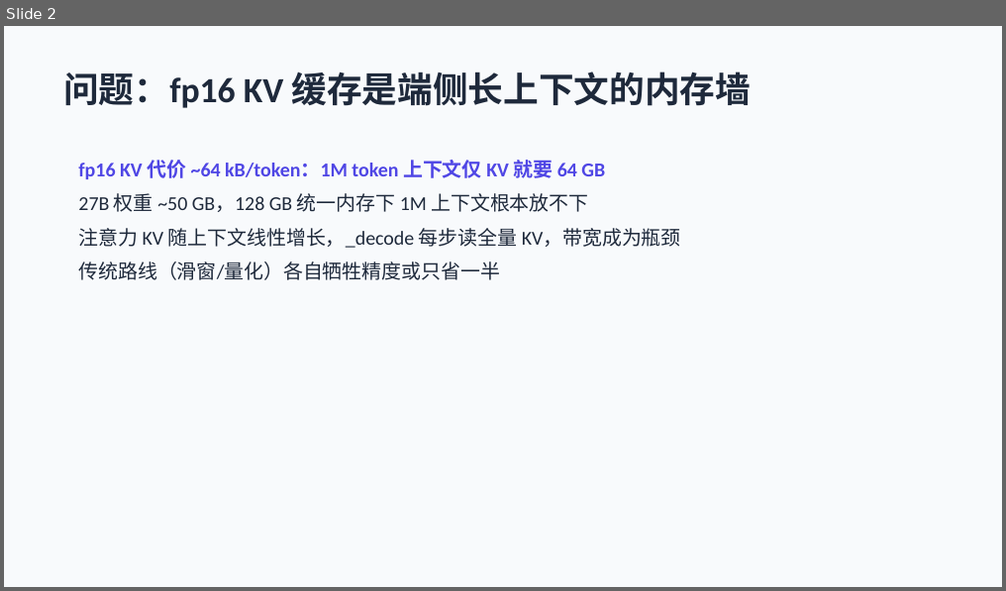
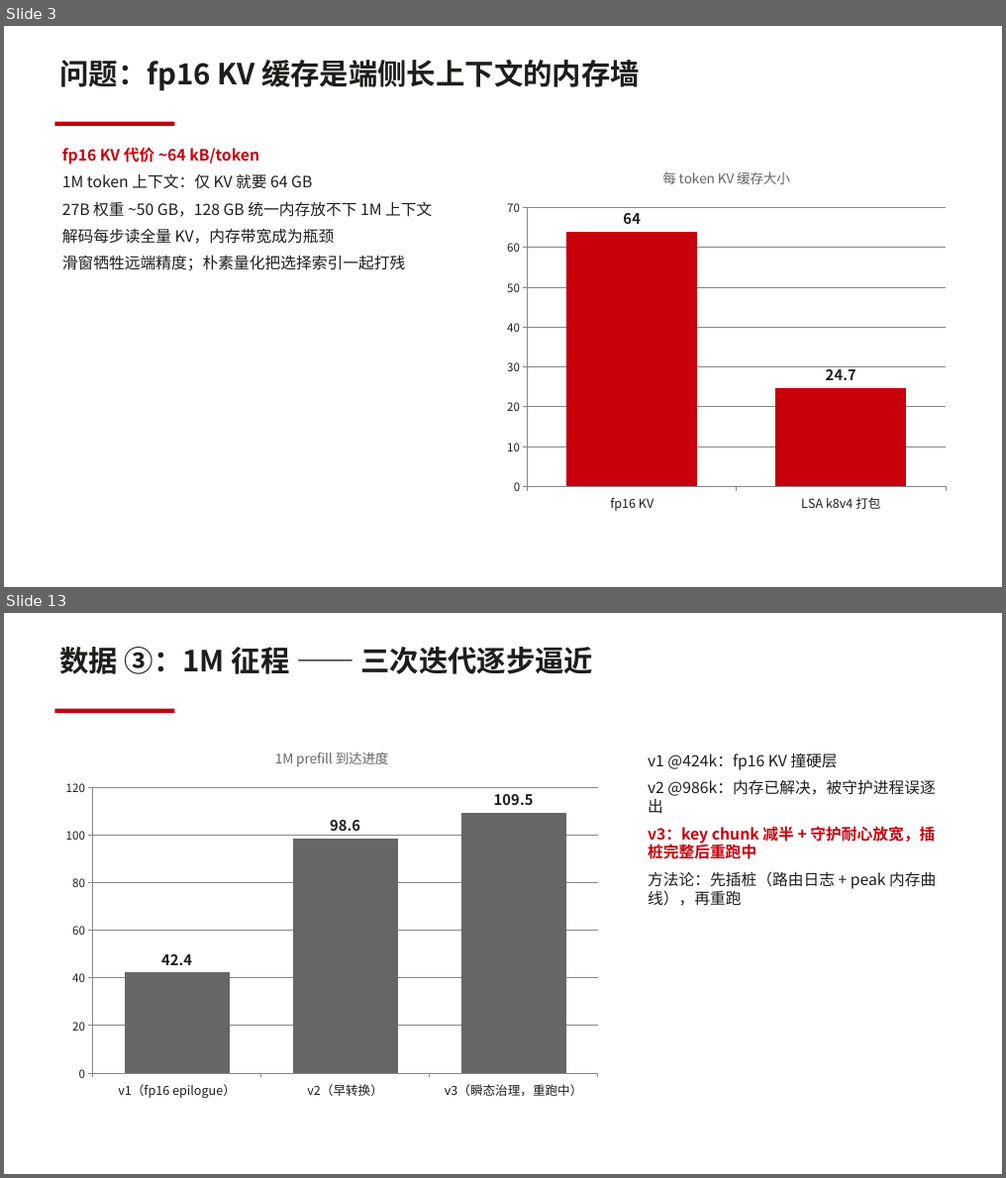
Before and after one commit to dahai80/fusion-lsa, a slide deck: docs/latent-spars-attention-mlx.pptx. Shown one above the other, each under a label of ours: slide 2 before the commit, slides 3 and 13 after it; the slides between them are not shown. The pictures are 1006x591 and 1006x1178 pixels, drawn with LibreOffice and Linux fonts; fonts in the diff are those of the drawing. Boxes give left, top, right and bottom in pixels: in the first picture for what was removed or moved away, otherwise in the second. Text is boxed around its words. In the diff, an @@ line names an element or a change of style, - is before the commit and + after.

```diff
--- a/docs/latent-spars-attention-mlx.pptx
+++ b/docs/latent-spars-attention-mlx.pptx
@@ slide 13 added at (4,613,1002,1174), background #FFFFFF @@
@@ text added at (60,647,593,674), 28 pt, text #1D1D1A, bold @@
+数据 ③：1M 征程 —— 三次迭代逐步逼近
@@ rectangle added at (54,709,174,713), fill #C7000B @@
@@ column chart added at (54,733,609,1107) @@
+title "1M prefill 到达进度"
+categories: v1（fp16 epilogue）, v2（早转换）, v3（瞬态治理，重跑中）
+Series 1: 42.4, 98.6, 109.5
@@ text added at (648,753,936,906), 15 pt, text #1D1D1A @@
+v1 @424k：fp16 KV 撞硬层
+v2 @986k：内存已解决，被守护进程误逐出
+v3：key chunk 减半 + 守护耐心放宽，插桩完整后重跑中
+方法论：先插桩（路由日志 + peak 内存曲线），再重跑
@@ what was slide 2 is now slide 3 @@
@@ slide 3 changed as well @@
@@ rectangle removed at (4,26,1002,587) @@
@@ text "问题：fp16 KV 缓存是端侧长上下文的内存墙": place and size @@
-text "问题：fp16 KV 缓存是端侧长上下文的内存墙" at (63,72,751,108)
+text "问题：fp16 KV 缓存是端侧长上下文的内存墙" at (60,60,640,91)
@@ text "问题：fp16 KV 缓存是端侧长上下文的内存墙" at (60,60,640,91): size 34 to 28 pt, font Calibri to Noto Sans CJK SC, text colour #1E293B to #1D1D1A @@
@@ rectangle added at (54,122,174,126), fill #C7000B @@
@@ text at (62,147,432,272): text changed; size 19 to 15 pt; font Calibri to Noto Sans CJK SC; text colour #1E293B to #1D1D1A @@
-fp16 KV 代价 ~64 kB/token：1M token 上下文仅 KV 就要 64 GB
-27B 权重 ~50 GB，128 GB 统一内存下 1M 上下文根本放不下
-注意力 KV 随上下文线性增长，_decode 每步读全量 KV，带宽成为瓶颈
-传统路线（滑窗/量化）各自牺牲精度或只省一半
+fp16 KV 代价 ~64 kB/token
+1M token 上下文：仅 KV 就要 64 GB
+27B 权重 ~50 GB，128 GB 统一内存放不下 1M 上下文
+解码每步读全量 KV，内存带宽成为瓶颈
+滑窗牺牲远端精度；朴素量化把选择索引一起打残
@@ column chart added at (498,154,954,520) @@
+title "每 token KV 缓存大小"
+categories: fp16 KV, LSA k8v4 打包
+Series 1: 64, 24.7
```
Also in this commit, not shown: 5 other slides changed, 10 other slides added, 3 slides removed.
